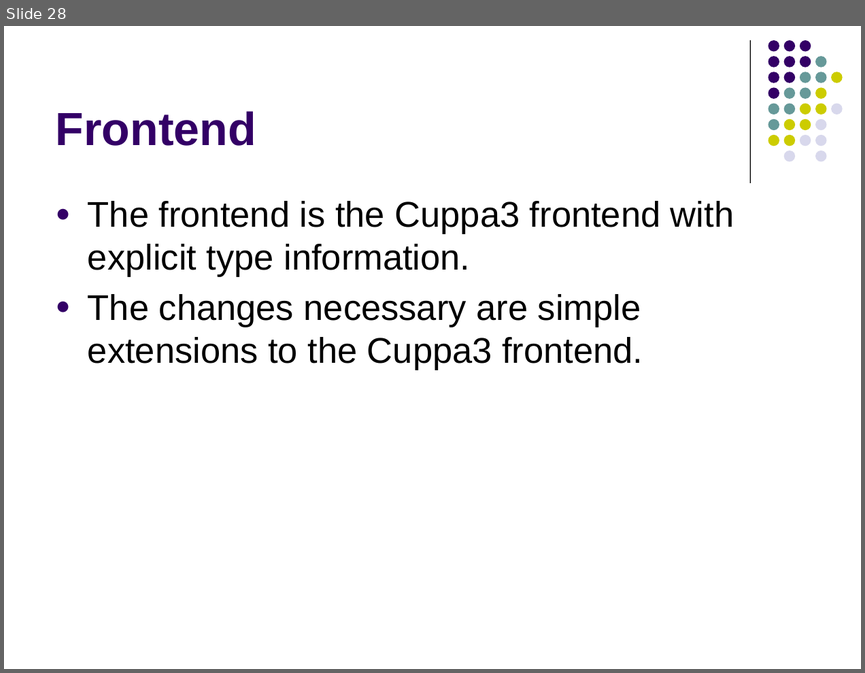
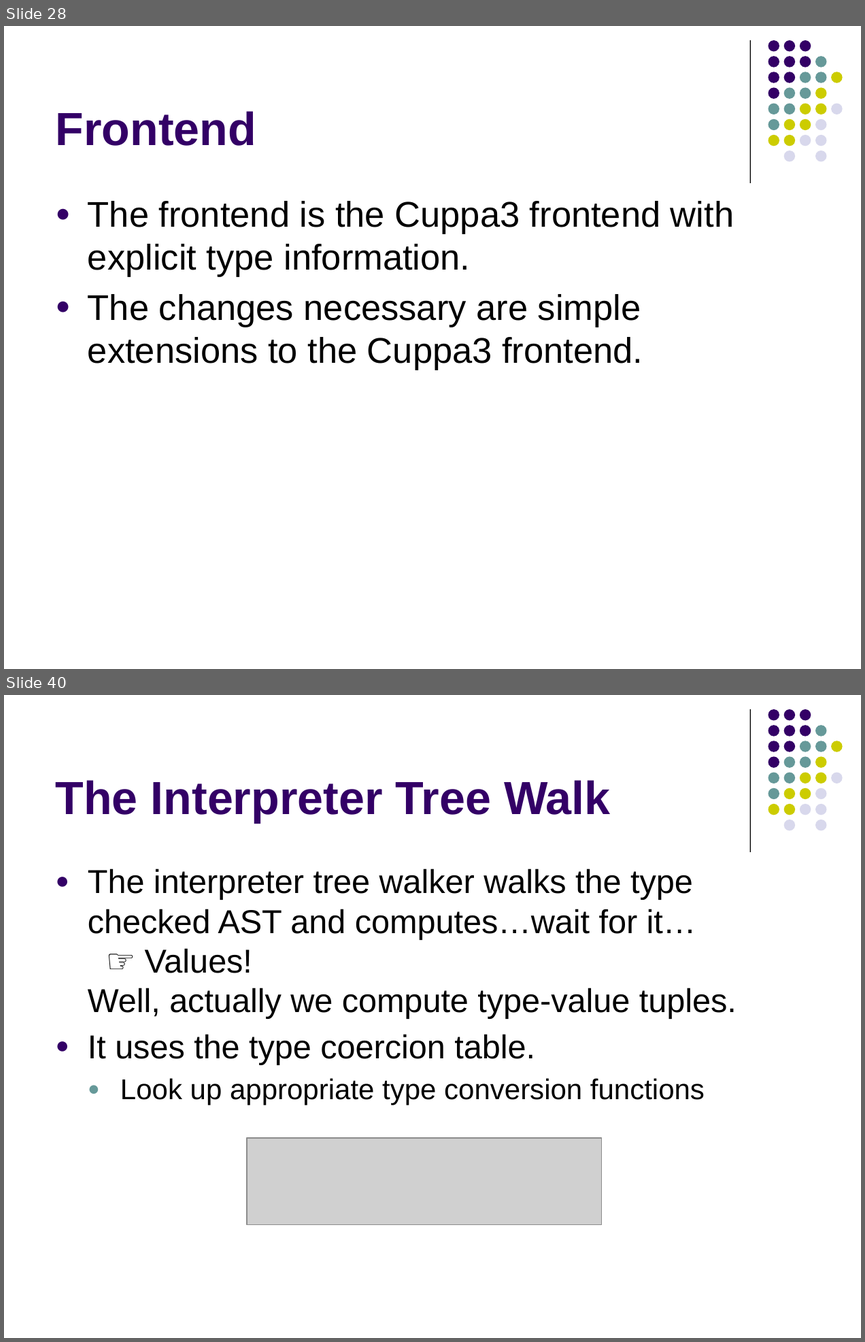
Before and after one commit to lutzhamel/CSC402, a slide deck: notes/csc402-ln018.pptx. Shown one above the other, each under a label of ours: slide 28 before the commit, slides 28 and 40 after it; the slides between them are not shown. The pictures are 865x673 and 865x1342 pixels, drawn with LibreOffice and Linux fonts; fonts in the diff are those of the drawing; grey boxes stand for pictures. Boxes give left, top, right and bottom in pixels: in the first picture for what was removed or moved away, otherwise in the second. Text is boxed around its words. In the diff, an @@ line names an element or a change of style, - is before the commit and + after.

```diff
--- a/notes/csc402-ln018.pptx
+++ b/notes/csc402-ln018.pptx
@@ slide 40 added at bbox=[4, 695, 861, 1338], background #FFFFFF; not listed: 32 template elements that a slide beside it also shows @@
@@ title added at bbox=[56, 780, 611, 823], 39 pt, text #330066, bold @@
+The Interpreter Tree Walk
@@ text added at bbox=[88, 868, 736, 1105], 27.8 pt, text #000000 @@
+● The interpreter tree walker walks the type checked AST and computes…wait for it…
+  ☞ Values!
+  Well, actually we compute type-value tuples.
+● It uses the type coercion table.
+  ● Look up appropriate type conversion functions
@@ picture added at bbox=[247, 1138, 601, 1225] @@
```
Also in this commit, not shown: 2 slides changed, 13 other slides added, 4 slides removed, 2 other files.
